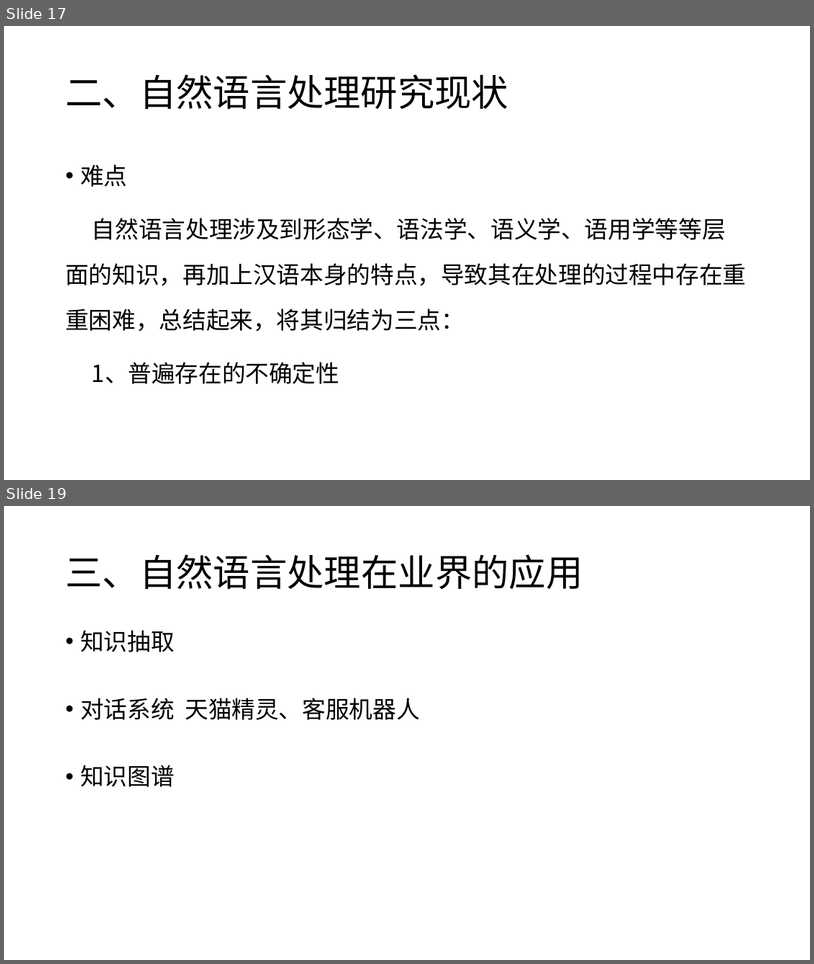
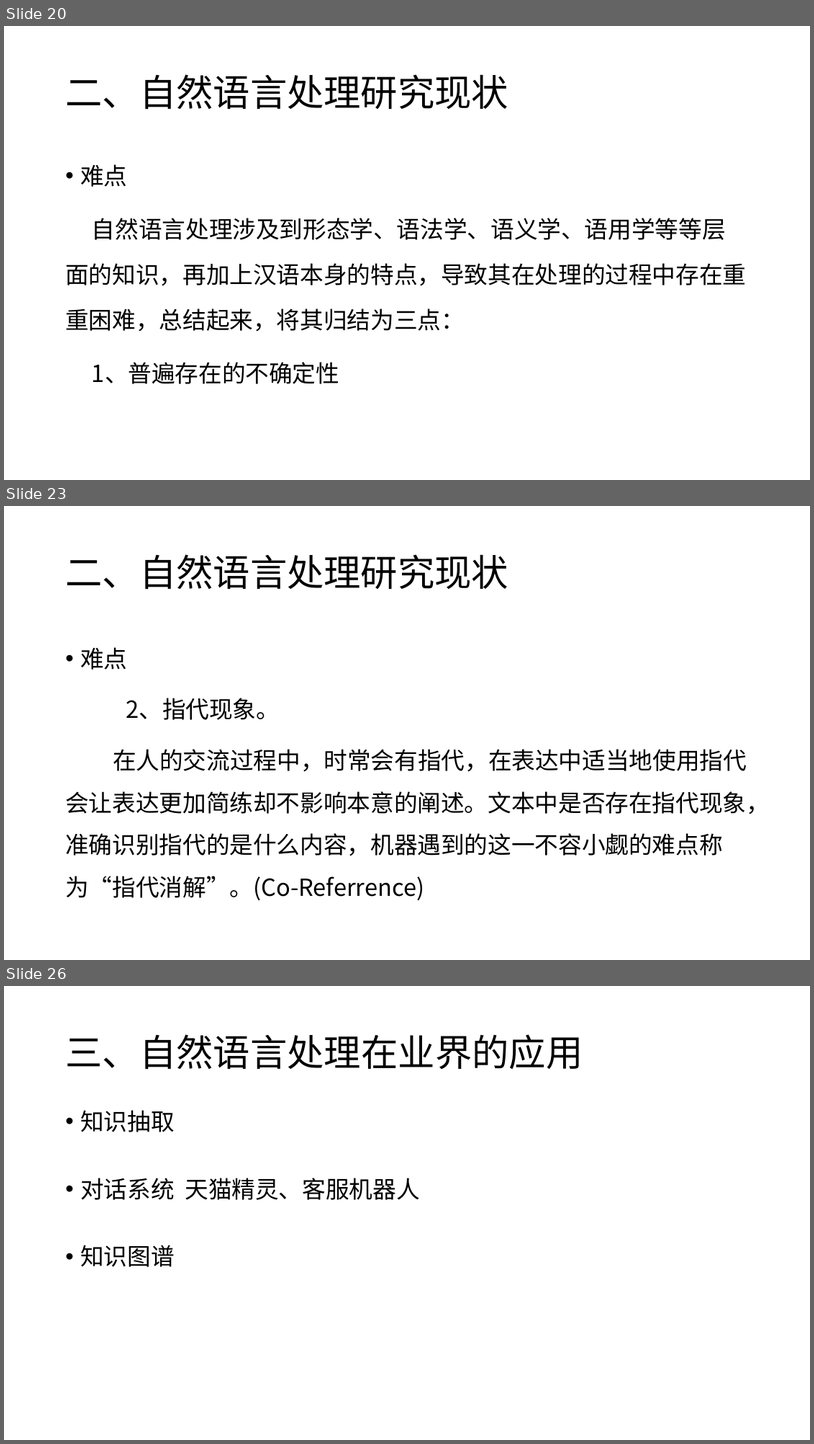
Before and after one commit to charlesXu86/Chatbot_CN, a slide deck: Chatbot_Doc/课程/自然语言处理-1.pptx. Shown one above the other, each under a label of ours: slides 17 and 19 before the commit, slides 20, 23 and 26 after it; the slides between them are not shown. The pictures are 814x964 and 814x1444 pixels, drawn with LibreOffice and Linux fonts; fonts in the diff are those of the drawing. Boxes give left, top, right and bottom in pixels: in the first picture for what was removed or moved away, otherwise in the second. Text is boxed around its words. In the diff, an @@ line names an element or a change of style, - is before the commit and + after.

```diff
--- a/Chatbot_Doc/课程/自然语言处理-1.pptx
+++ b/Chatbot_Doc/课程/自然语言处理-1.pptx
@@ slide 23 added at <box>4,506,810,960</box>, background #FFFFFF @@
@@ title added at <box>65,554,509,589</box>, 44 pt, text #000000 @@
+二、自然语言处理研究现状
@@ text added at <box>65,647,770,900</box>, 28 pt, text #000000 @@
+• 难点
+2、指代现象。
+在人的交流过程中，时常会有指代，在表达中适当地使用指代会让表达更加简练却不影响本意的阐述。文本中是否存在指代现象，准确识别指代的是什么内容，机器遇到的这一不容小觑的难点称为“指代消解”。(Co-Referrence)
@@ what was slide 17 is now slide 20 @@
@@ what was slide 19 is now slide 26 @@
```
Also in this commit, not shown: 8 slides changed, 7 other slides added, 1 slide removed.
